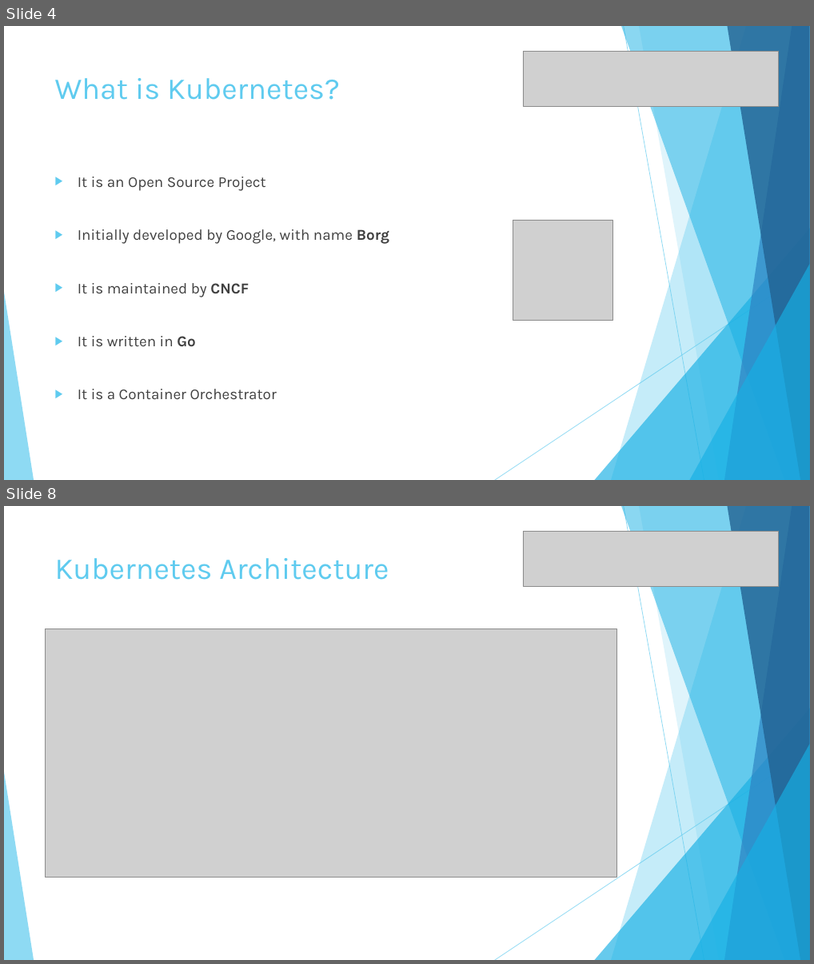
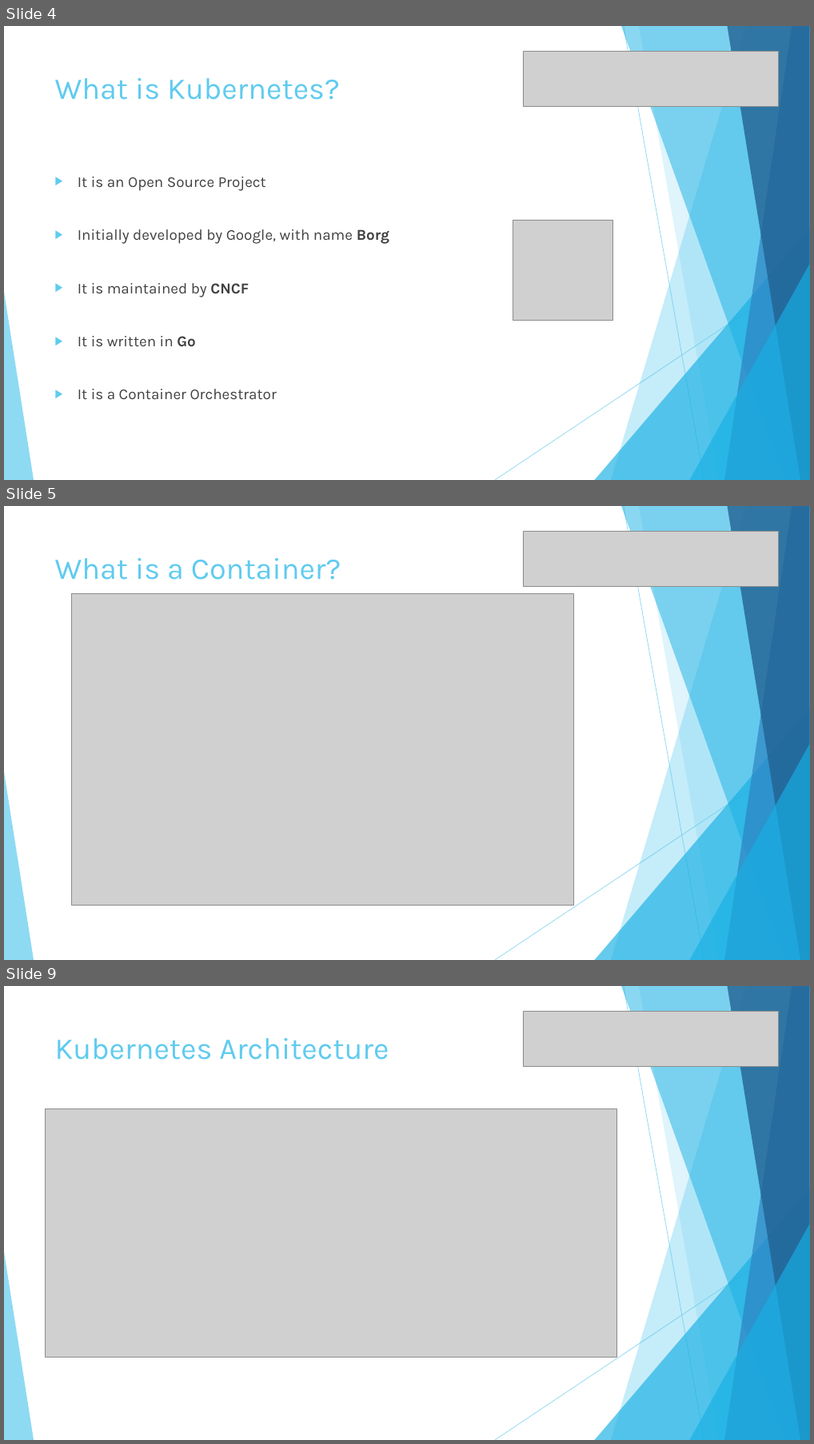
Before and after one commit to fsforza/kubernetes-demo, a slide deck: slides/kube-demo.pptx. Shown one above the other, each under a label of ours: slides 4 and 8 before the commit, slides 4, 5 and 9 after it; the slides between them are not shown. The pictures are 814x964 and 814x1444 pixels, drawn with LibreOffice and Linux fonts; fonts in the diff are those of the drawing; grey boxes stand for pictures. Boxes give left, top, right and bottom in pixels: in the first picture for what was removed or moved away, otherwise in the second. Text is boxed around its words. In the diff, an @@ line names an element or a change of style, - is before the commit and + after.

```diff
--- a/slides/kube-demo.pptx
+++ b/slides/kube-demo.pptx
@@ slide 5 added at [4, 506, 810, 960], background #FFFFFF; not listed: 10 template elements that a slide beside it also shows @@
@@ picture added at [523, 531, 779, 586] @@
@@ title added at [55, 558, 342, 580], 36 pt, text #5FCBEF @@
+What is a Container?
@@ picture added at [72, 593, 574, 904] @@
@@ what was slide 8 is now slide 9 @@
```
Also in this commit, not shown: 9 slides changed, 3 other slides added, 3 slides removed.
